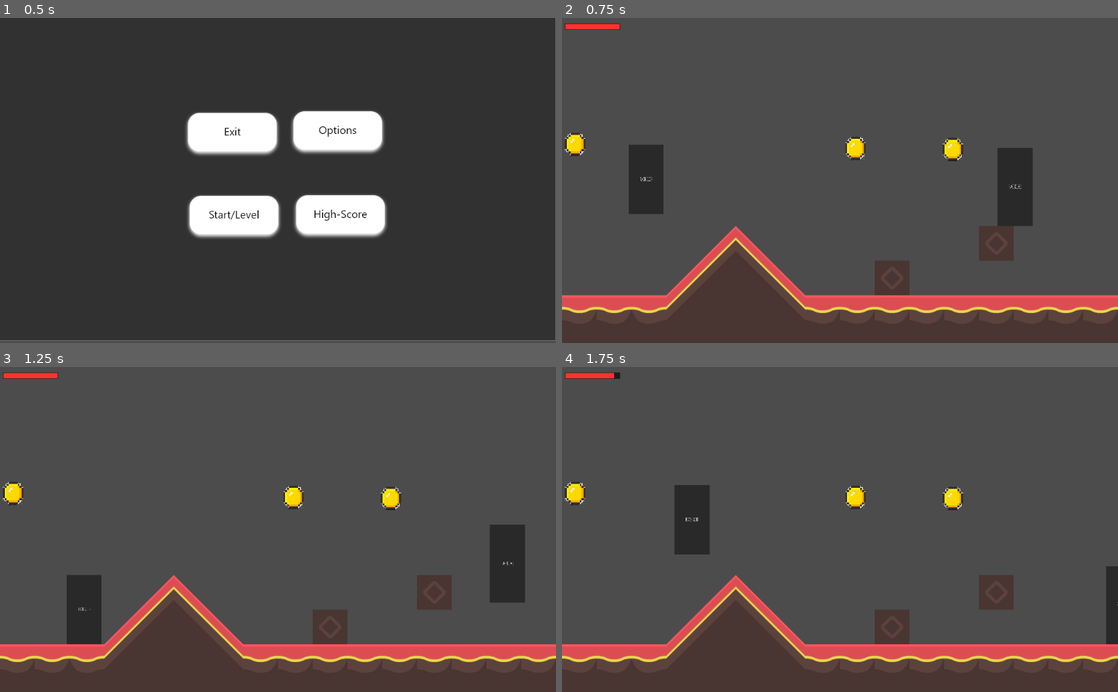
Above: before the commit, frames 1-4 (two rows, left to right).
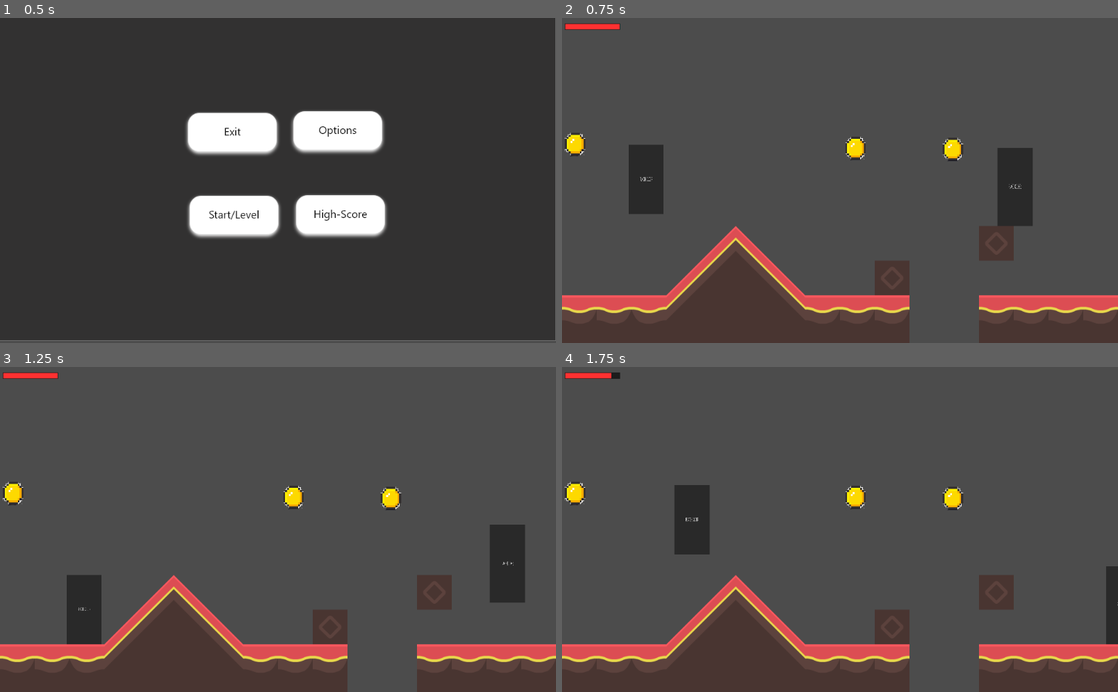
Above: after the commit, the same moments.

Repository: INF19IT2/2d-Jump-n-Run-SE
Game: Godot game, scene res://Scenes/MainScene/MainScene.tscn
The game is run twice, just before and just after one commit, with the same random seed, the same clock (stepped at 60 frames per second) and the same inputs.
Inputs (mouse positions are in pixels of both pictures, inside the frame that each line leads up to):
- Up to frame 1 (0.5 s): no input
- Up to frame 2 (0.75 s): click (795, 216) at 0.5 s
- Up to frame 3 (1.25 s): no input
- Up to frame 4 (1.75 s): tap Enter (shoot) at 1.25 s; hold D (move_right) from 1.28 s (still down); tap F (test_dmg) at 1.35 s; tap W (move_up) at 1.52 s

Frame 1 is identical in both runs. In frame 2, 1.5% of the frame differs, in the area x 62-75%, y 85-100%; in frame 3, 1.5%; in frame 4, 1.5%, in the area x 8-75%, y 1-100%.

Commit message:
added respawn and death by hole

Diff:
--- a/2d-Jump-n-Run-SE/Scenes/First_Level/First_Level.tscn
+++ b/2d-Jump-n-Run-SE/Scenes/First_Level/First_Level.tscn
@@ -17,7 +17,7 @@
 [node name="TileMap" type="TileMap" parent="CanvasLayer"]
 tile_set = ExtResource( 1 )
 format = 1
-tile_data = PoolIntArray( 65535, 0, 0, 21, 0, 0, 131071, 0,  …(429 unchanged characters)… 25, 0, 524296, 25, 0, 524297, 25, 0, 524298, 25, 0, 524299, 25, 0, 524300, 25, 0, 524301, 25, 0, 524302, 25, 0, 524303, 25, 0, 524304, 25, 0, 524305, 25, 0, 524306, 25, 0, 524307, 25, 0, 524308, 25, 0, 524309, 0, 0, 655359, 0, 0, 589824, 0, 0, 589825, 0, 0, 589826, 0, 0, 589827, 0, 0, 589828, 0, 0, 589829, 0, 0, 589830, 0, 0, 589831, 0, 0, 589832, 0, 0, 589833, 0, 0, 589834, 0, 0, 589835, 0, 0, 589836, 0, 0, 589837, 0, 0, 5898 …(108 unchanged characters)…
+tile_data = PoolIntArray( 65535, 0, 0, 21, 0, 0, 131071, 0,  …(429 unchanged characters)… 25, 0, 524296, 25, 0, 524297, 25, 0, 524300, 25, 0, 524301, 25, 0, 524302, 25, 0, 524303, 25, 0, 524304, 25, 0, 524305, 25, 0, 524306, 25, 0, 524307, 25, 0, 524308, 25, 0, 524309, 0, 0, 655359, 0, 0, 589824, 0, 0, 589825, 0, 0, 589826, 0, 0, 589827, 0, 0, 589828, 0, 0, 589829, 0, 0, 589830, 0, 0, 589831, 0, 0, 589832, 0, 0, 589833, 0, 0, 589836, 0, 0, 589837, 0, 0, 5898 …(108 unchanged characters)…
 
 [node name="Player" parent="CanvasLayer" instance=ExtResource( 3 )]
 position = Vector2( 155, 286 )
--- a/2d-Jump-n-Run-SE/Scripts/Player_Modell/Player_Script.gd
+++ b/2d-Jump-n-Run-SE/Scripts/Player_Modell/Player_Script.gd
@@ -24,7 +24,9 @@
 var health : int = 100
 var health_max : int = 100
 
+signal player_dead
 signal player_stats_changed
+
 
 var coins : int = 0
 
@@ -34,6 +36,9 @@
 #gets called when the node and its children have entered the scene tree
 func _ready():
 	emit_signal("player_stats_changed", self)
+
+func respawn():
+	get_tree().reload_current_scene()
 
 #gets called 60 times a second
 func _physics_process(delta):
@@ -84,13 +89,18 @@
 	velocity = move_and_slide(velocity, Vector2.UP)
 
 	if Input.is_action_just_pressed("test_dmg"):
-		if health > 10:
-			health -= 10
-			emit_signal("player_stats_changed", self)
-		elif health <= 10:
-			health = 0
-			emit_signal("player_stats_changed", self)
-			print("Dead")
+		take_damage(10)
+
+	if get_position().floor().y > 600:
+		take_damage(5)
+
+func take_damage(dmg):
+	if health > 0:
+		health -= dmg
+		emit_signal("player_stats_changed", self)
+	else:
+		print("Dead")
+		respawn()
 
 func add_collectable():
 	coins += 1
